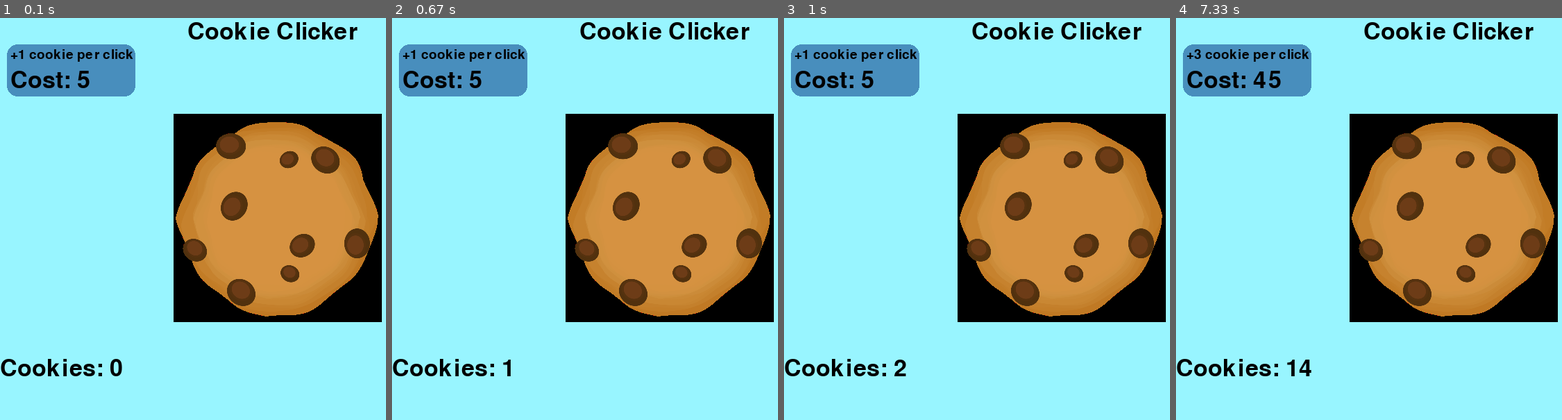
Above: before the commit, frames 1-4 (left to right).
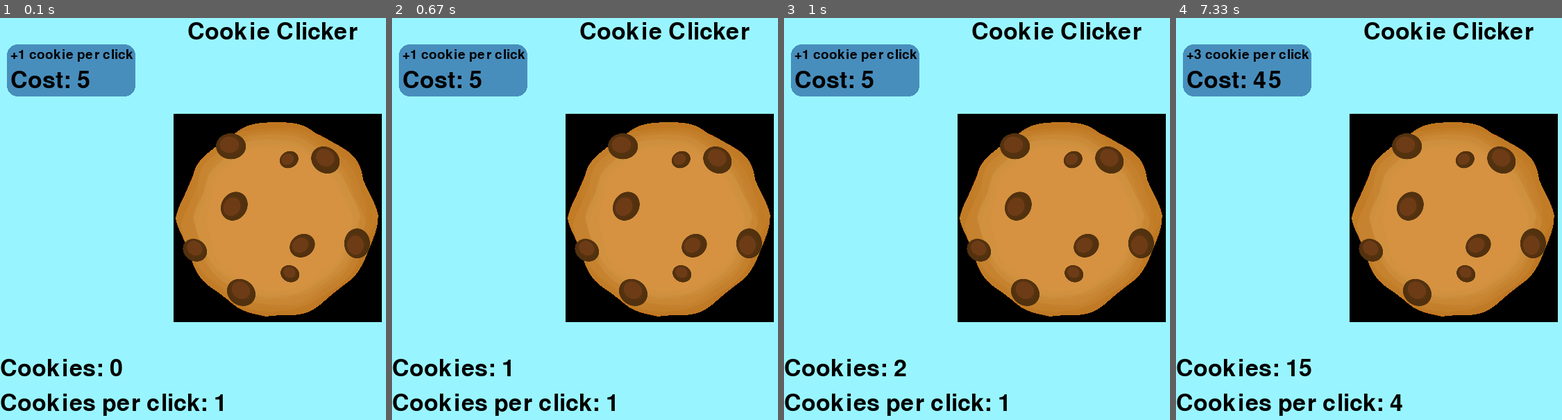
Above: after the commit, the same moments.

Repository: tcbrewer/Farm-Game
Game: pygame game, started from cookie.py
The game is run twice, just before and just after one commit, with the same random seed, the same clock (stepped at 60 frames per second) and the same inputs.
Inputs (mouse positions are in pixels of both pictures, inside the frame that each line leads up to):
- Up to frame 1 (0.1 s): no input
- Up to frame 2 (0.67 s): click (669, 219) at 0.38 s
- Up to frame 3 (1 s): click (1127, 255) at 0.72 s
- Up to frame 4 (7.33 s): press the mouse at (1519, 255) at 1.03 s; move the mouse to (1519, 231) at 1.13 s; release the mouse at (1523, 202) at 1.27 s; click (1376, 130) at 1.38 s; click (1542, 190) at 1.72 s; click "Cost: 5" at 2.05 s; click (1453, 219) at 2.38 s; click (1453, 219) at 2.72 s; click (1453, 219) at 3.05 s; click (1399, 255) at 3.38 s; click (1403, 259) at 3.72 s; click (1477, 275) at 4.05 s; click (1349, 295) at 4.38 s; click (1407, 190) at 4.72 s; click (1446, 267) at 5.05 s; click (1415, 138) at 5.38 s; click (1453, 219) at 5.72 s; click (1430, 162) at 6.05 s; click (1392, 158) at 6.38 s; click (1272, 82) at 6.72 s; click (1453, 219) at 7.05 s

The runs differ from the first frame. In frame 1, 1.0% of the frame differs, in the area x 0-58%, y 93-99%; in frame 2, 1.0%; in frame 3, 1.0%; in frame 4, 1.1%, in the area x 0-59%, y 84-99%.

Commit message:
Add files via upload

Diff:
--- a/cookie.py
+++ b/cookie.py
@@ -7,6 +7,7 @@
         self.cookie_per_click = 1
         self.cookie = pygame.Rect(400 - 150, 300 - 150, 300, 300)
         self.cookie_color = "#CD853F"
+        self.cookie_update = 1
         self.clicked = False
 
         self.upgradeBtn = pygame.Rect(10, 50, 185, 75)
@@ -15,7 +16,7 @@
         self.game_font = pygame.font.Font(None, 28)
 
     def upgrade(self):
-        self.upgrade1_description = self.game_font.render(f"+{self.cookie_per_click} cookie per click", True, "#000000")
+        self.upgrade1_description = self.game_font.render(f"+{self.cookie_update} cookie per click", True, "#000000")
         self.display_cost = text_font.render(f"Cost: {str(self.upgrade1_cost)}", True, "#000000")
 
         pygame.draw.rect(screen, "#488ebd", self.upgradeBtn, border_radius=15)
@@ -25,7 +26,6 @@
     def draw_score(self):
         self.display_cookies = text_font.render(f"Cookies: {str(self.cookies)}", True, "#000000")
         screen.blit(self.display_cookies, (0,500))
-
 
 
     def click_button(self):
@@ -43,17 +43,23 @@
                 if self.cookies >= self.upgrade1_cost:
                     self.cookies -= self.upgrade1_cost
                     self.upgrade1_cost *= 3
-                    self.cookie_per_click += 1
+                    self.cookie_per_click += self.cookie_update
+                    self.cookie_update += 1
 
         #pygame.draw.rect(screen, self.cookie_color, self.cookie, border_radius=150)
         image = pygame.image.load("cookie.png").convert()
         newimage = pygame.transform.scale(image, (300,300))
         screen.blit(newimage, (250,150))
 
+    def draw_cookies_per(self):
+        self.display_cookie_per = text_font.render(f"Cookies per click: {str(self.cookie_per_click)}", True, '#000000')
+        screen.blit(self.display_cookie_per, (0,550))
+
     def render(self):
         self.click_button()
         self.draw_score()
         self.upgrade()
+        self.draw_cookies_per()
 
 pygame.init()
 
